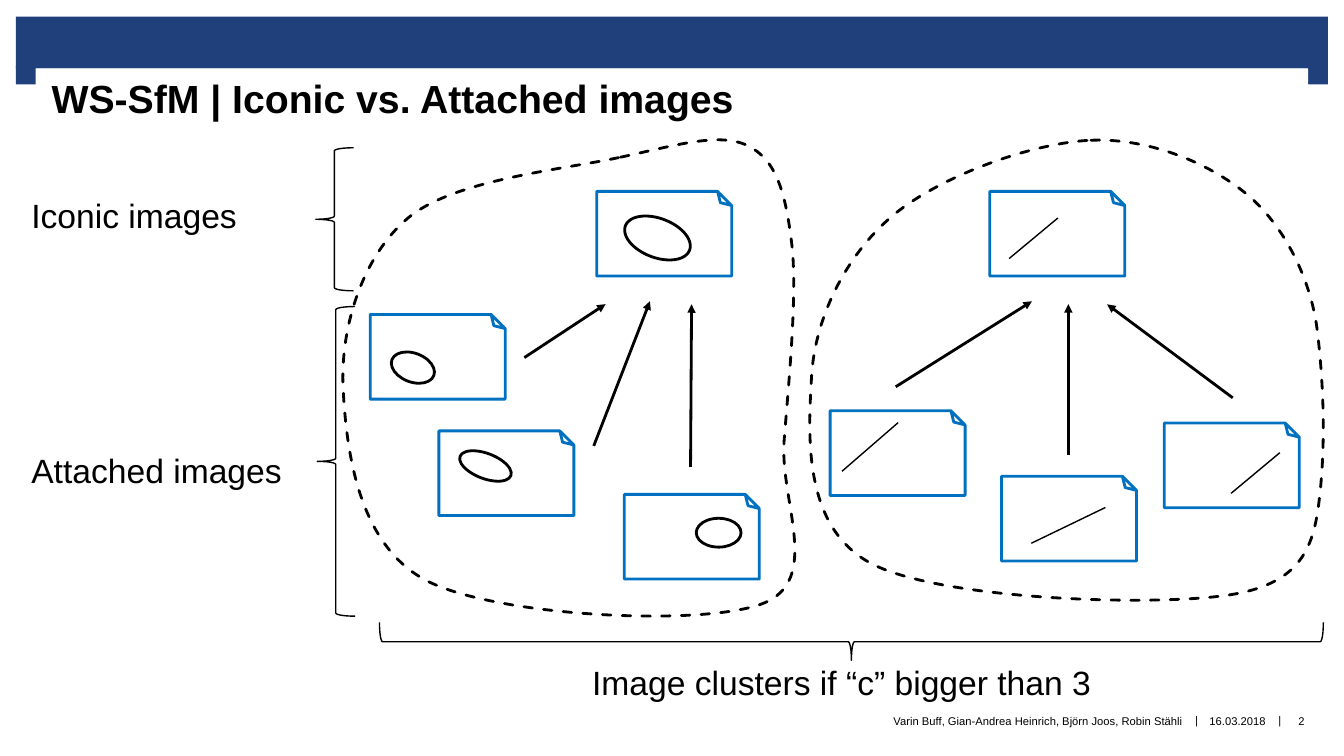
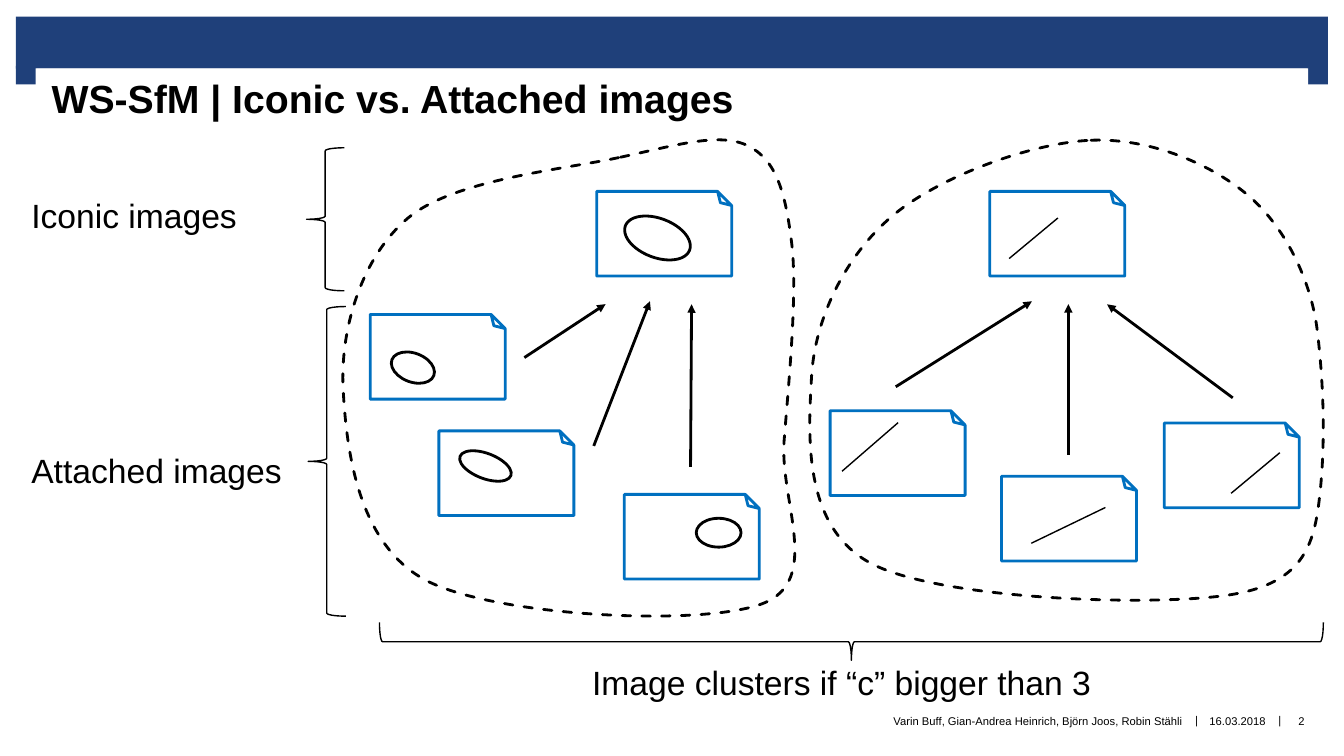
Before and after one commit to gian1312/suchen, a slide deck: slide 2 of PaperPresentation/Paper_Robin_v2.pptx. Drawn at 1344x756 pixels with LibreOffice and Linux fonts; fonts in the diff are those of the drawing; background and template pictures are left out. Boxes give left, top, right and bottom in pixels: in the first picture for what was removed or moved away, otherwise in the second. Text is boxed around its words. In the diff, an @@ line names an element or a change of style, - is before the commit and + after.

```diff
--- a/PaperPresentation/Paper_Robin_v2.pptx
+++ b/PaperPresentation/Paper_Robin_v2.pptx
@@ left brace: place and size @@
-left brace at <box>316,148,353,291</box>
+left brace at <box>307,148,344,291</box>
@@ left brace: place and size @@
-left brace at <box>318,307,355,616</box>
+left brace at <box>309,307,346,616</box>
```
Also in this commit, not shown: 4 other slides changed.
